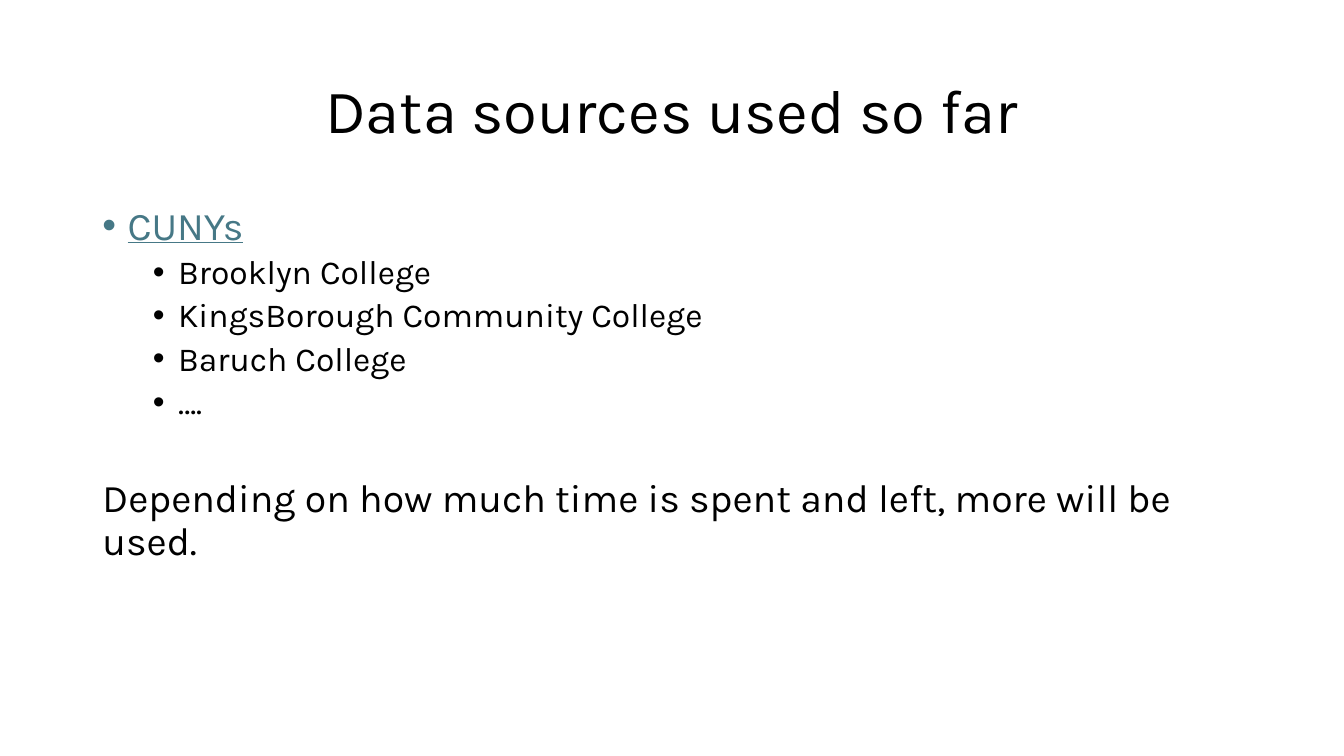
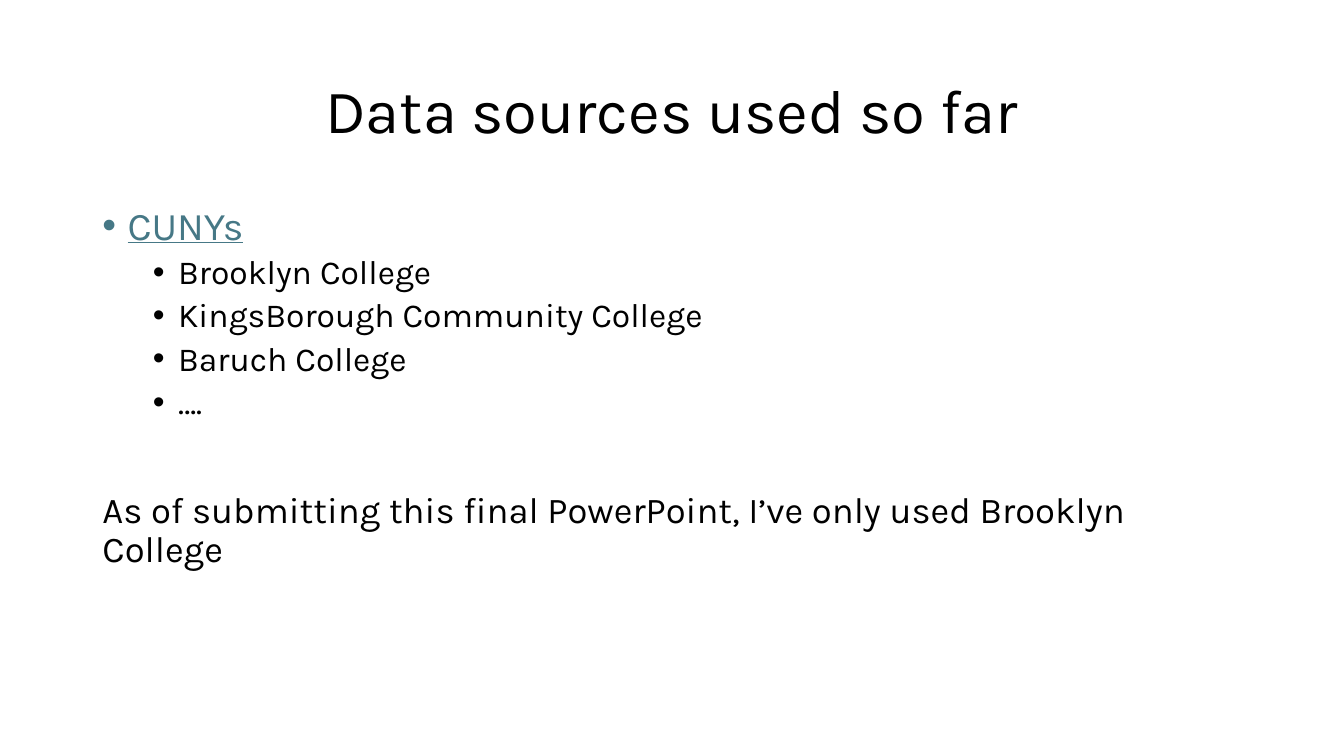
Before and after one commit to anthony2421/cisc4900-anthony2421-vc1a, a slide deck: slide 12 of Progress documentations/CISC 4900 - Diagram.pptx (slide 9 before the commit). Drawn at 1344x756 pixels with LibreOffice and Linux fonts; fonts in the diff are those of the drawing. Boxes give left, top, right and bottom in pixels: in the first picture for what was removed or moved away, otherwise in the second. Text is boxed around its words. In the diff, an @@ line names an element or a change of style, - is before the commit and + after.

```diff
--- a/Progress documentations/CISC 4900 - Diagram.pptx
+++ b/Progress documentations/CISC 4900 - Diagram.pptx
@@ text at <box>102,498,1125,571</box>: text changed; size 28 to 26 pt @@
-Depending on how much time is spent and left, more will be used.
+As of submitting this final PowerPoint, I’ve only used Brooklyn College
```
Also in this commit, not shown: 7 other slides changed, 15 slides added.
